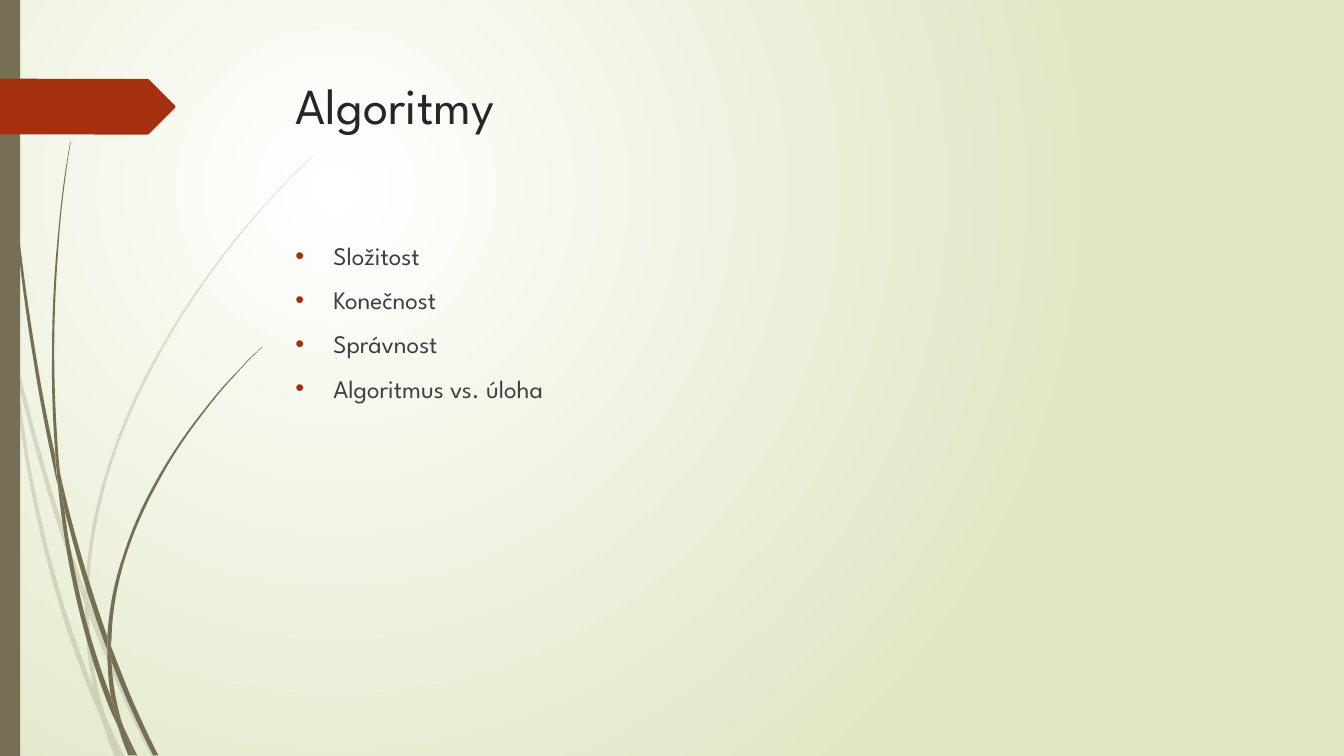
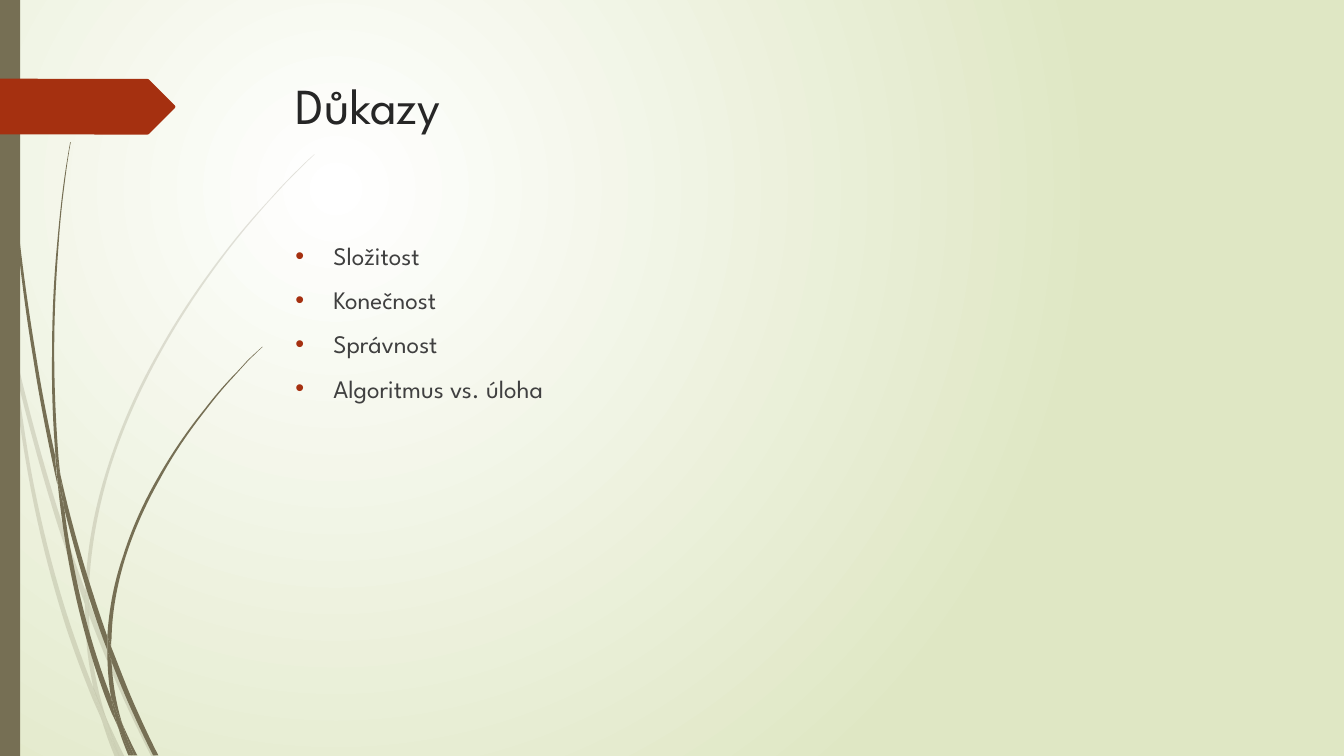
Before and after one commit to fan1x/fan1x.github.io, a slide deck: slide 2 of data/prg1/cv3/prg_cv3.pptx. Drawn at 1344x756 pixels with LibreOffice and Linux fonts; fonts in the diff are those of the drawing. Boxes give left, top, right and bottom in pixels: in the first picture for what was removed or moved away, otherwise in the second. Text is boxed around its words. In the diff, an @@ line names an element or a change of style, - is before the commit and + after.

Commit message:
[prg] Updating presentation

```diff
--- a/data/prg1/cv3/prg_cv3.pptx
+++ b/data/prg1/cv3/prg_cv3.pptx
@@ title at bbox=[296, 89, 441, 135]: text changed @@
-Algoritmy
+Důkazy
```
Also in this commit, not shown: 1 slide added, 1 other file.
